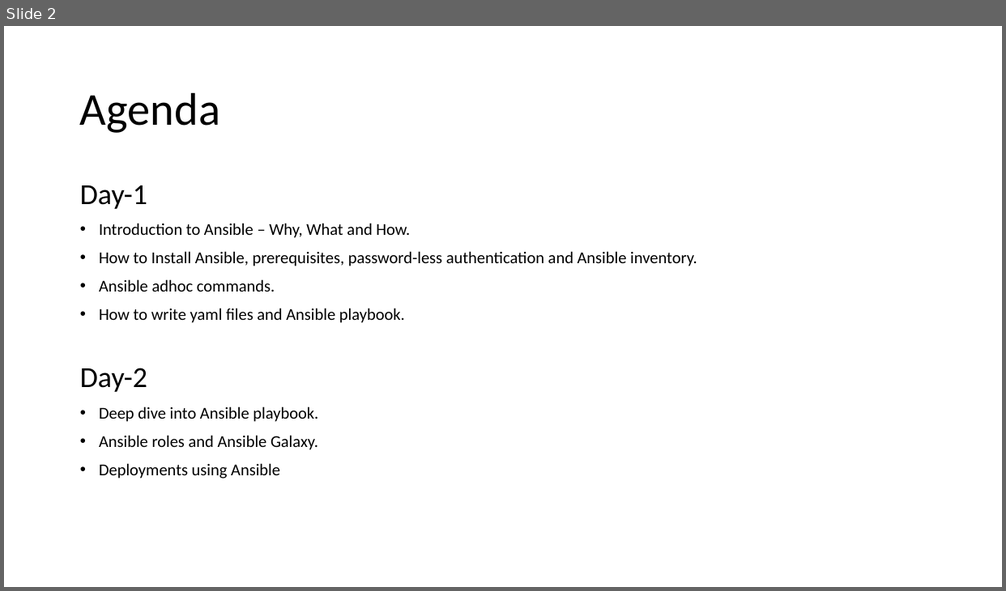
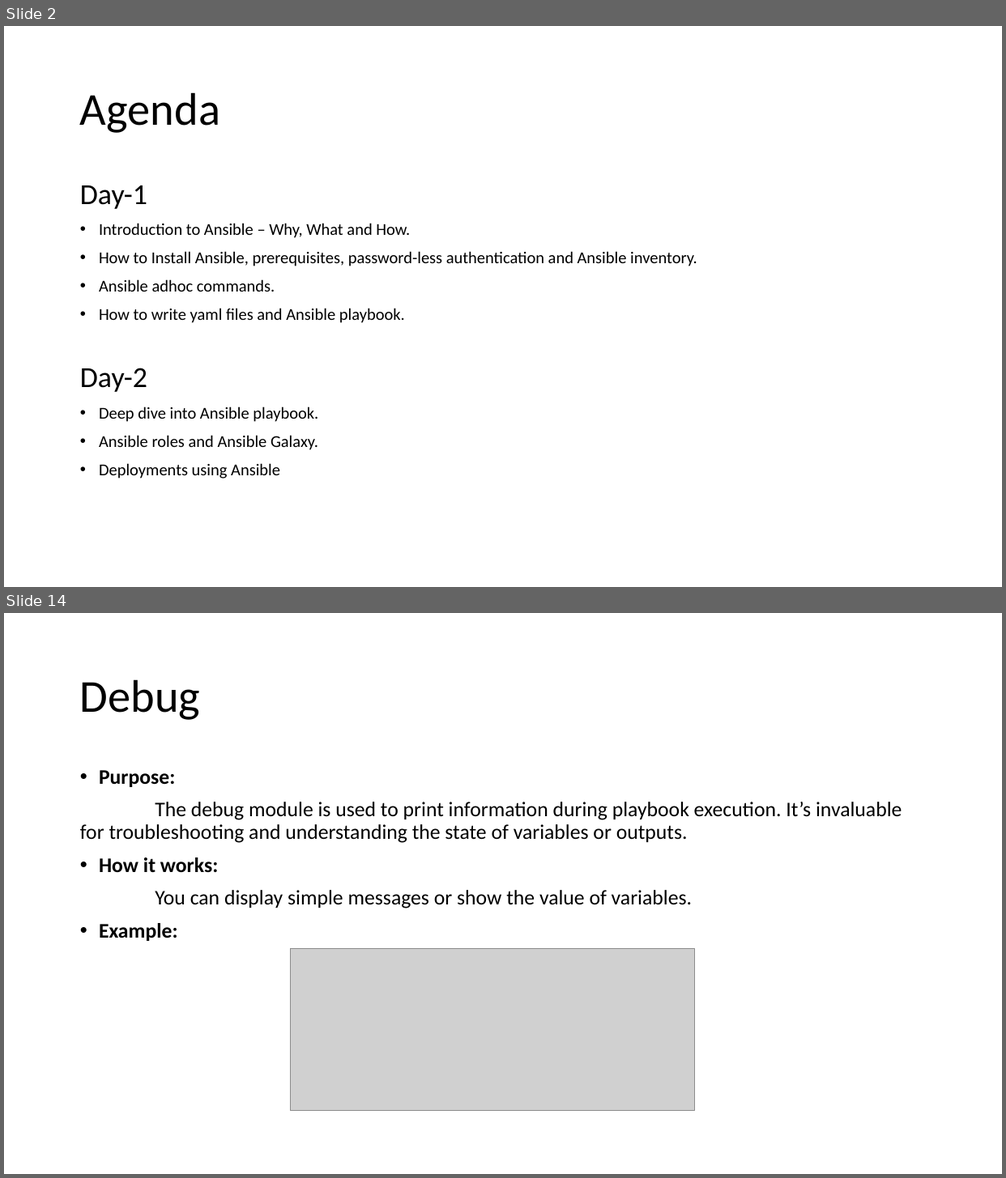
Before and after one commit to abirbandy/ansible-study-material, a slide deck: Introduction to Ansible.pptx. Shown one above the other, each under a label of ours: slide 2 before the commit, slides 2 and 14 after it; the slides between them are not shown. The pictures are 1006x591 and 1006x1178 pixels, drawn with LibreOffice and Linux fonts; fonts in the diff are those of the drawing; grey boxes stand for pictures. Boxes give left, top, right and bottom in pixels: in the first picture for what was removed or moved away, otherwise in the second. Text is boxed around its words. In the diff, an @@ line names an element or a change of style, - is before the commit and + after.

```diff
--- a/Introduction to Ansible.pptx
+++ b/Introduction to Ansible.pptx
@@ slide 14 added at box(4, 613, 1002, 1174), background #FFFFFF @@
@@ title added at box(80, 679, 201, 720), 44 pt, text #000000 @@
+Debug
@@ text added at box(80, 770, 901, 941), 20 pt, text #000000 @@
+• Purpose:
+The debug module is used to print information during playbook execution. It’s invaluable for troubleshooting and understanding the state of variables or outputs.
+• How it works:
+You can display simple messages or show the value of variables.
+• Example:
@@ picture added at box(291, 949, 695, 1112) @@
```
Also in this commit, not shown: 5 slides changed, 18 other slides added, 1 slide removed.
